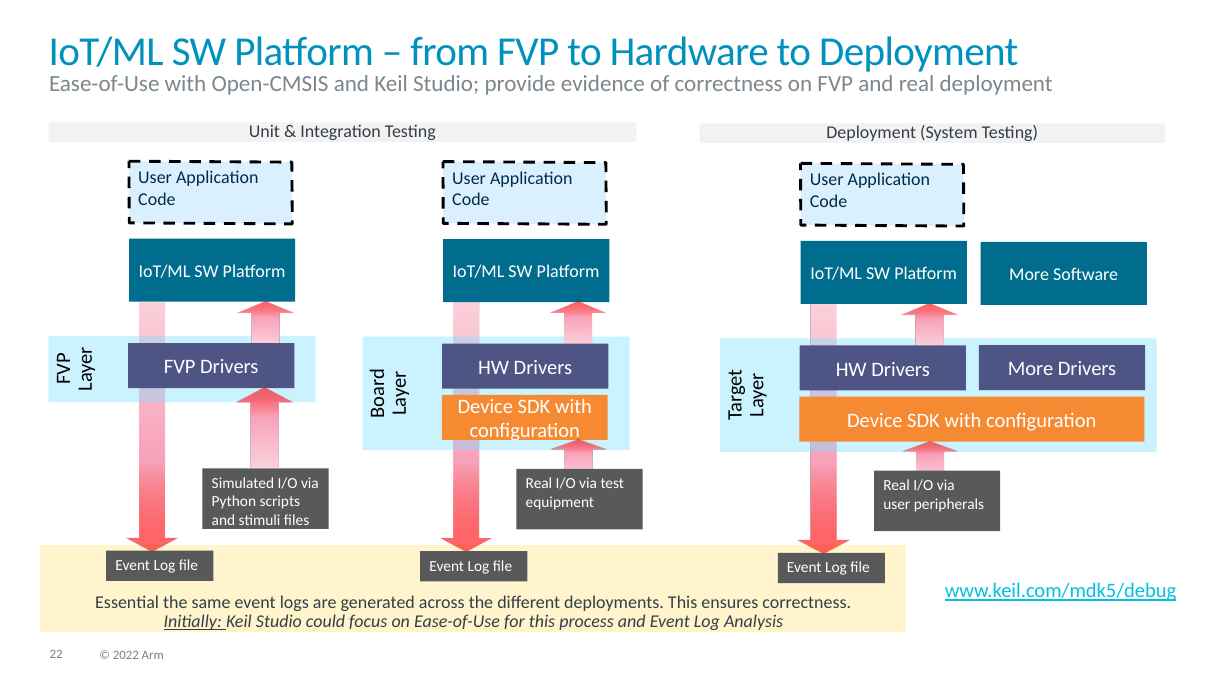
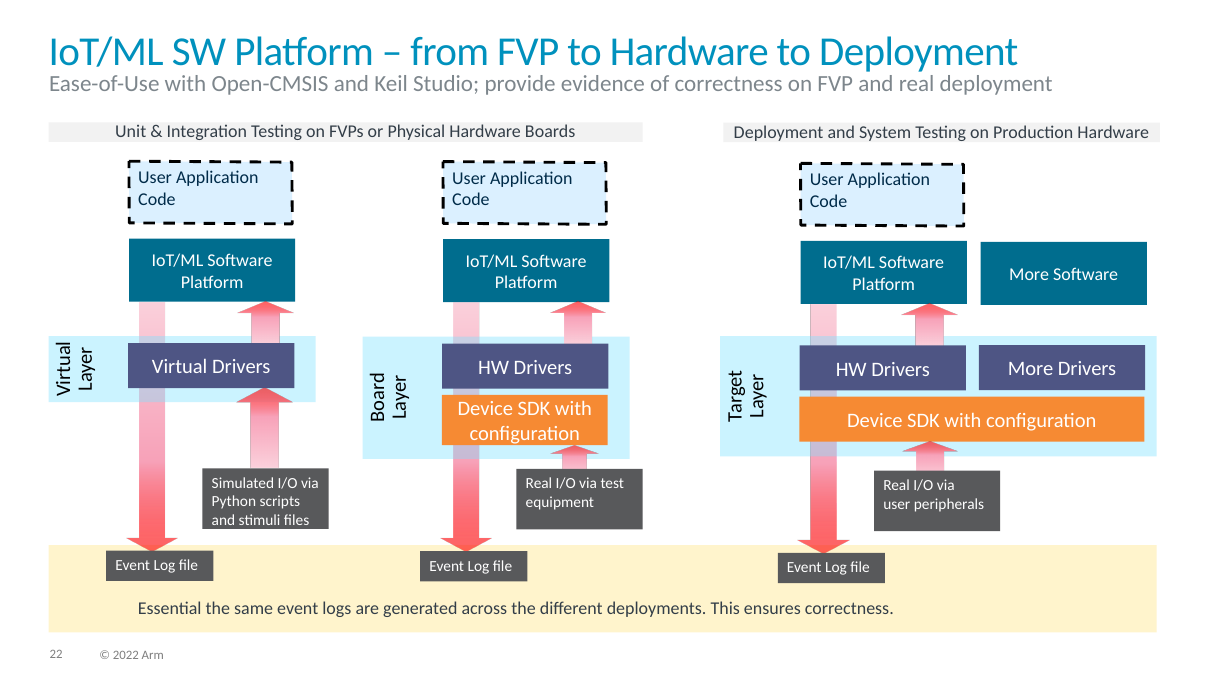
Before and after one commit to ARM-software/AVH, a slide deck: slide 22 of DoxyGen/overview/src/images/img_src.pptx. Drawn at 1232x693 pixels with LibreOffice and Linux fonts; fonts in the diff are those of the drawing; background and template pictures are left out. Boxes give left, top, right and bottom in pixels: in the first picture for what was removed or moved away, otherwise in the second. Text is boxed around its words. In the diff, an @@ line names an element or a change of style, - is before the commit and + after.

```diff
--- a/DoxyGen/overview/src/images/img_src.pptx
+++ b/DoxyGen/overview/src/images/img_src.pptx
@@ rectangle "Unit & Integration Testing on ...": place and size @@
-rectangle "Unit & Integration Testing on ..." at bbox=[49, 122, 637, 141]
+rectangle "Unit & Integration Testing on ..." at bbox=[49, 122, 643, 141]
@@ text in rectangle at bbox=[115, 124, 575, 140]: text changed @@
-Unit & Integration Testing
+Unit & Integration Testing on FVPs or Physical Hardware Boards
@@ rectangle "Deployment and System Testing on ...": place and size @@
-rectangle "Deployment and System Testing on ..." at bbox=[700, 124, 1165, 143]
+rectangle "Deployment and System Testing on ..." at bbox=[724, 123, 1160, 142]
@@ text in rectangle at bbox=[734, 125, 1149, 141]: text changed @@
-Deployment (System Testing)
+Deployment and System Testing on Production Hardware
@@ text in rectangle at bbox=[152, 253, 272, 288]: text changed @@
-IoT/ML SW Platform
+IoT/ML Software Platform
@@ text in rectangle at bbox=[466, 254, 586, 288]: text changed @@
-IoT/ML SW Platform
+IoT/ML Software
+Platform
@@ text in rectangle at bbox=[823, 255, 944, 290]: text changed @@
-IoT/ML SW Platform
+IoT/ML Software Platform
@@ text in rectangle at bbox=[50, 346, 97, 396]: text changed @@
-FVP
-Layer
+Virtual
+Layer
@@ text in rectangle at bbox=[152, 358, 270, 373]: text changed @@
-FVP Drivers
+Virtual Drivers
@@ rectangle "Board Layer": place and size @@
-rectangle "Board Layer" at bbox=[363, 336, 630, 450]
+rectangle "Board Layer" at bbox=[363, 336, 630, 458]
@@ rectangle "Target Layer": place and size @@
-rectangle "Target Layer" at bbox=[721, 338, 1157, 452]
+rectangle "Target Layer" at bbox=[721, 336, 1157, 457]
@@ rectangle "Device SDK with configuration": place and size @@
-rectangle "Device SDK with configuration" at bbox=[442, 395, 608, 440]
+rectangle "Device SDK with configuration" at bbox=[442, 395, 608, 445]
@@ down arrow: place and size @@
-down arrow at bbox=[551, 440, 606, 477]
+down arrow at bbox=[551, 445, 599, 477]
@@ rectangle: place and size @@
-rectangle at bbox=[41, 545, 906, 632]
+rectangle at bbox=[49, 545, 1157, 632]
@@ text removed at bbox=[945, 582, 1176, 601] @@
-www.keil.com/mdk5/debug
@@ text at bbox=[138, 601, 894, 617]: text changed @@
-Essential the same event logs are generated across the different deployments. This ensures correctness.
-Initially: Keil Studio could focus on Ease-of-Use for this process and Event Log Analysis
+Essential the same event logs are generated across the different deployments. This ensures correctness.
```
Also in this commit, not shown: 6 other slides changed, 1 slide removed, 7 other files.
